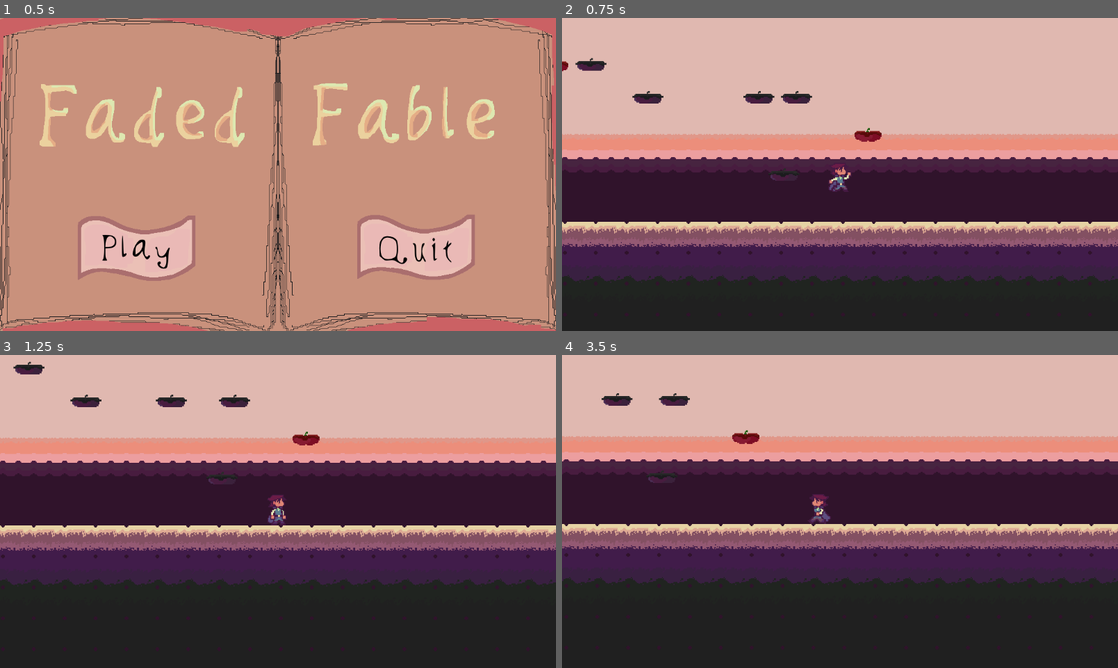
Above: before the commit, frames 1-4 (two rows, left to right).
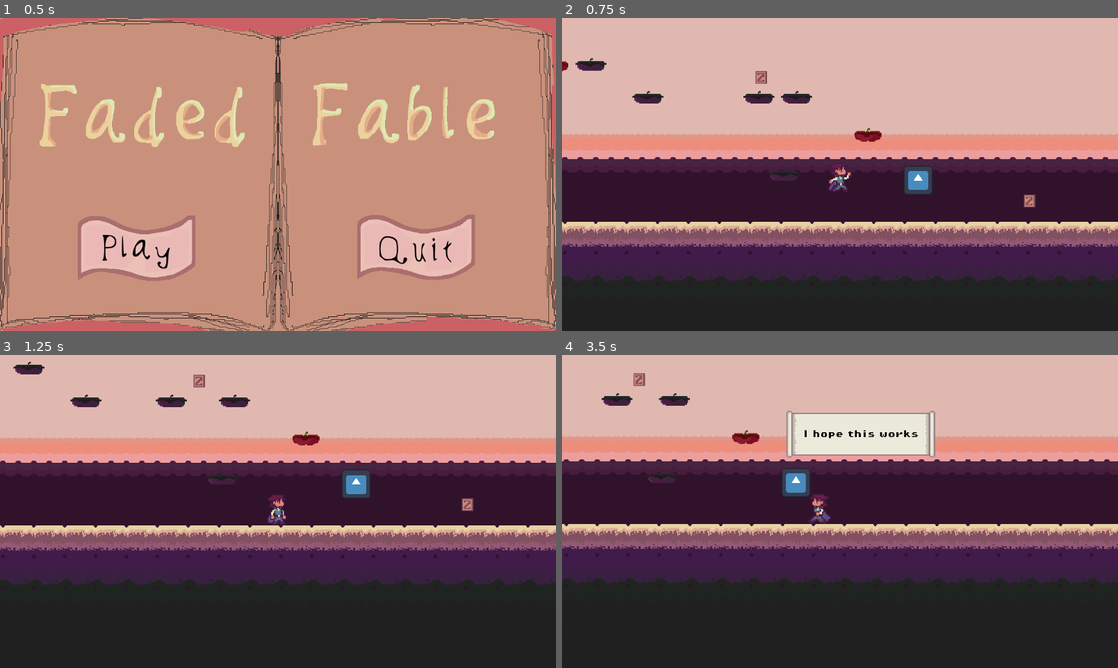
Above: after the commit, the same moments.

Repository: keihwi/Faded-Fable
Game: Godot game, scene res://scenes/title.tscn
Same seed, same stepped clock (60 frames per second), same inputs: the game is played once before the commit and once after it. The engine's default icon, where the game draws it, is replaced by a stand-in: a white triangle on a blue panel in a dark square.
Inputs (mouse positions are in pixels of both pictures, inside the frame that each line leads up to):
- Up to frame 1 (0.5 s): no input
- Up to frame 2 (0.75 s): click (701, 249) at 0.5 s
- Up to frame 3 (1.25 s): no input
- Up to frame 4 (3.5 s): hold E (interact) 1.28-2.03 s; hold D (move_right) 1.28-2.78 s; tap Space (jump) at 1.52, 2.27 s; tap E (interact) at 2.1 s; hold A (move_left) from 2.78 s (still down); hold E (interact) from 2.78 s (still down)

Frame 1 is identical in both runs. In frame 2, 0.6% of the frame differs, in the area x 34-86%, y 16-61%; in frame 3, 0.6%; in frame 4, 4.2%, in the area x 12-68%, y 5-46%.

Commit message:
Updated Witch; Temp Letters

Diff:
--- a/scenes/game.tscn
+++ b/scenes/game.tscn
@@ -14,6 +14,7 @@
 [ext_resource type="Texture2D" uid="uid://clraldpssjd5j" path="res://assets/sprites/Swamp_bottom_grass_block_gradiant.png" id="7_kvpfn"]
 [ext_resource type="Texture2D" uid="uid://15gaoy4loxup" path="res://assets/sprites/Swamp_middle_grass_block_4.0.png" id="8_kvpfn"]
 [ext_resource type="PackedScene" uid="uid://d4b1btuvwrdup" path="res://scenes/shrek.tscn" id="14_trtic"]
+[ext_resource type="PackedScene" uid="uid://nostrqmlpx6j" path="res://scenes/letter_z.tscn" id="15_ir15t"]
 
 [sub_resource type="TileSetAtlasSource" id="TileSetAtlasSource_ssvqc"]
 texture = ExtResource("2_kvuet")
@@ -188,6 +189,7 @@
 [node name="Setting" type="Node" parent="."]
 
 [node name="Background" type="TileMapLayer" parent="Setting"]
+z_index = -20
 tile_map_data = PackedByteArray("AACY/9j/BQAAAAAAAACY/9n/BQAAAAAAAACY/9r/BQAAAAAAAACY/9v/BQAAAAAAAACY/9z/BQAAAAAAAACY/9 …(209232 unchanged characters)…
 tile_set = SubResource("TileSet_kvuet")
 
@@ -244,3 +246,14 @@
 
 [node name="Dialogue" parent="." instance=ExtResource("5_iywne")]
 position = Vector2(127, 52)
+
+[node name="Letters" type="Node" parent="."]
+
+[node name="LetterZ" parent="Letters" instance=ExtResource("15_ir15t")]
+position = Vector2(-36, -53)
+
+[node name="LetterZ2" parent="Letters" instance=ExtResource("15_ir15t")]
+position = Vector2(-545, -130)
+
+[node name="LetterZ3" parent="Letters" instance=ExtResource("15_ir15t")]
+position = Vector2(242, 75)
--- /dev/null
+++ b/scenes/letter_z.tscn
@@ -0,0 +1,36 @@
+[gd_scene load_steps=6 format=3 uid="uid://nostrqmlpx6j"]
+
+[ext_resource type="Texture2D" uid="uid://cabtofwoymca8" path="res://assets/sprites/collectable_letters_za.png" id="1_omt78"]
+[ext_resource type="Script" uid="uid://xi2u2qr3wmc5" path="res://scripts/letter_z.gd" id="1_pfrw8"]
+
+[sub_resource type="AtlasTexture" id="AtlasTexture_pfrw8"]
+atlas = ExtResource("1_omt78")
+region = Rect2(0, 0, 17, 18)
+
+[sub_resource type="SpriteFrames" id="SpriteFrames_g5vtv"]
+animations = [{
+"frames": [{
+"duration": 1.0,
+"texture": SubResource("AtlasTexture_pfrw8")
+}],
+"loop": true,
+"name": &"default",
+"speed": 5.0
+}]
+
+[sub_resource type="RectangleShape2D" id="RectangleShape2D_3byyd"]
+size = Vector2(13, 13)
+
+[node name="LetterZ" type="Area2D"]
+collision_mask = 2
+script = ExtResource("1_pfrw8")
+
+[node name="AnimatedSprite2D" type="AnimatedSprite2D" parent="."]
+sprite_frames = SubResource("SpriteFrames_g5vtv")
+autoplay = "default"
+
+[node name="CollisionShape2D" type="CollisionShape2D" parent="."]
+position = Vector2(-0.5, -0.5)
+shape = SubResource("RectangleShape2D_3byyd")
+
+[connection signal="body_entered" from="." to="." method="_on_body_entered"]
--- a/scenes/mc.tscn
+++ b/scenes/mc.tscn
@@ -113,6 +113,7 @@
 
 [node name="MC" type="CharacterBody2D"]
 z_index = 5
+collision_layer = 2
 script = ExtResource("1_i6vl1")
 
 [node name="AnimatedSprite2D" type="AnimatedSprite2D" parent="."]
--- a/scenes/shrek.tscn
+++ b/scenes/shrek.tscn
@@ -1,30 +1,33 @@
 [gd_scene load_steps=9 format=3 uid="uid://d4b1btuvwrdup"]
 
-[ext_resource type="Texture2D" uid="uid://f481bdpyd7pm" path="res://assets/sprites/shrekfruitwitch_IdleSheet.png" id="1_jlc8r"]
+[ext_resource type="Texture2D" uid="uid://bxwblxxbbf3xx" path="res://assets/sprites/shrekfruitwitch_IdleSheet2.png" id="1_ay3hf"]
+
+[sub_resource type="AtlasTexture" id="AtlasTexture_jlc8r"]
+atlas = ExtResource("1_ay3hf")
+region = Rect2(0, 0, 32, 32)
 
 [sub_resource type="AtlasTexture" id="AtlasTexture_eibjh"]
-atlas = ExtResource("1_jlc8r")
-region = Rect2(0, 0, 32, 32)
+atlas = ExtResource("1_ay3hf")
+region = Rect2(32, 0, 32, 32)
 
 [sub_resource type="AtlasTexture" id="AtlasTexture_ex0w3"]
-atlas = ExtResource("1_jlc8r")
-region = Rect2(32, 0, 32, 32)
+atlas = ExtResource("1_ay3hf")
+region = Rect2(64, 0, 32, 32)
 
 [sub_resource type="AtlasTexture" id="AtlasTexture_l8ui2"]
-atlas = ExtResource("1_jlc8r")
-region = Rect2(64, 0, 32, 32)
+atlas = ExtResource("1_ay3hf")
+region = Rect2(96, 0, 32, 32)
 
 [sub_resource type="AtlasTexture" id="AtlasTexture_52m2g"]
-atlas = ExtResource("1_jlc8r")
-region = Rect2(96, 0, 32, 32)
-
-[sub_resource type="AtlasTexture" id="AtlasTexture_lwc8e"]
-atlas = ExtResource("1_jlc8r")
+atlas = ExtResource("1_ay3hf")
 region = Rect2(128, 0, 32, 32)
 
 [sub_resource type="SpriteFrames" id="SpriteFrames_bvwgi"]
 animations = [{
 "frames": [{
+"duration": 1.0,
+"texture": SubResource("AtlasTexture_jlc8r")
+}, {
 "duration": 1.0,
 "texture": SubResource("AtlasTexture_eibjh")
 }, {
@@ -36,9 +39,6 @@
 }, {
 "duration": 1.0,
 "texture": SubResource("AtlasTexture_52m2g")
-}, {
-"duration": 1.0,
-"texture": SubResource("AtlasTexture_lwc8e")
 }],
 "loop": true,
 "name": &"idle",
@@ -46,7 +46,7 @@
 }]
 
 [sub_resource type="RectangleShape2D" id="RectangleShape2D_ay3hf"]
-size = Vector2(6, 3)
+size = Vector2(6, 0)
 
 [node name="Shrek" type="CharacterBody2D"]
 
@@ -55,9 +55,8 @@
 sprite_frames = SubResource("SpriteFrames_bvwgi")
 animation = &"idle"
 autoplay = "idle"
-frame = 4
-frame_progress = 0.303182
+frame_progress = 0.0883329
 
 [node name="CollisionShape2D" type="CollisionShape2D" parent="."]
-position = Vector2(-1, -1.5)
+position = Vector2(-1, 0)
 shape = SubResource("RectangleShape2D_ay3hf")
--- /dev/null
+++ b/scripts/letter_z.gd
@@ -0,0 +1,8 @@
+extends Area2D
+
+
+
+
+func _on_body_entered(body: Node2D) -> void:
+	print("+1 letter")
+	queue_free()
Binary file added: assets/sprites/collectable_letters_za.png
Not shown, added: assets/sprites/collectable_letters_za.png.import
Binary file added: assets/sprites/shrekfruitwitch_IdleSheet2.png
Not shown, added: assets/sprites/shrekfruitwitch_IdleSheet2.png.import
Not shown: 1 places in scenes/game.tscn that only renumber resources
Not shown, added: scripts/letter_z.gd.uid
